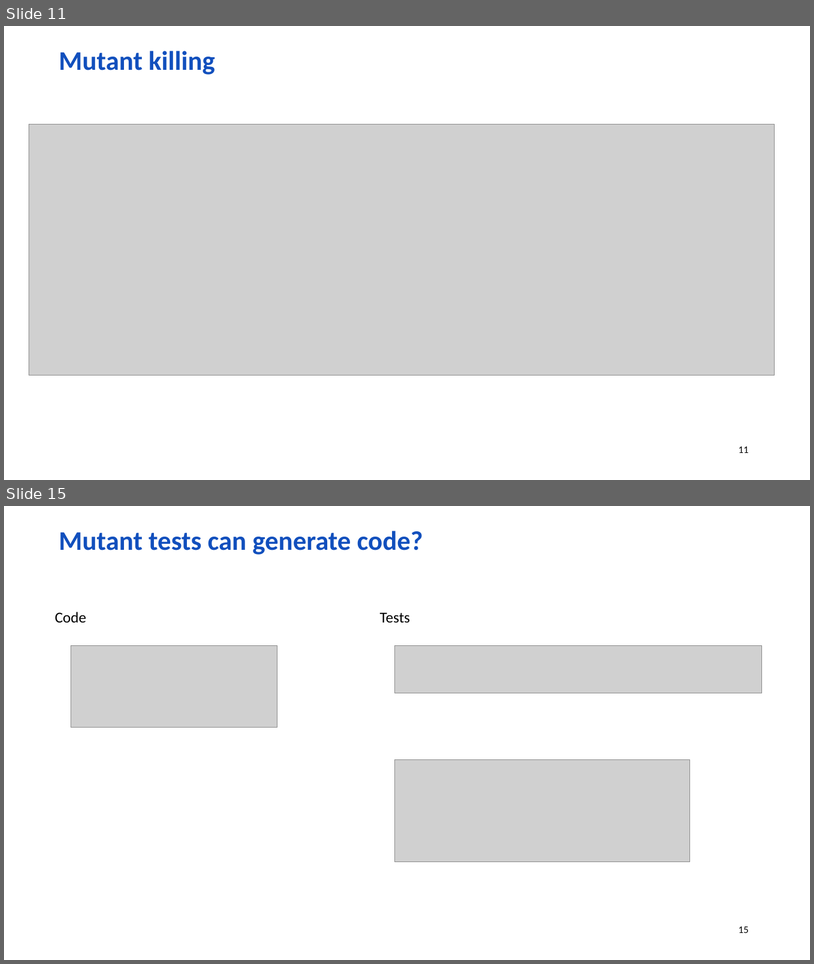
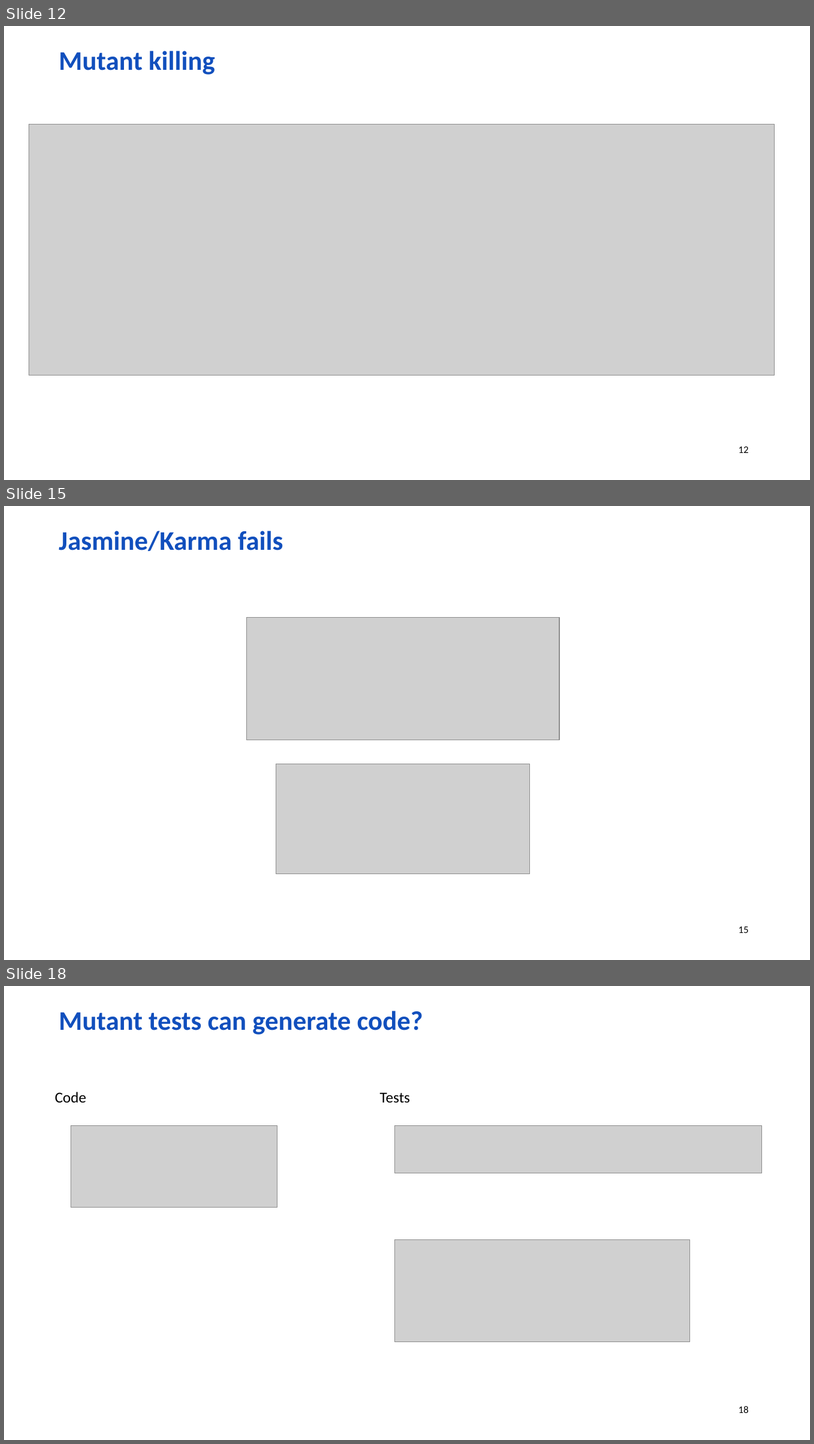
Before and after one commit to wolf-off/Stryker-demo, a slide deck: Mutation [Autosaved].pptx. Shown one above the other, each under a label of ours: slides 11 and 15 before the commit, slides 12, 15 and 18 after it; the slides between them are not shown. The pictures are 814x964 and 814x1444 pixels, drawn with LibreOffice and Linux fonts; fonts in the diff are those of the drawing; grey boxes stand for pictures; background and template pictures are left out. Boxes give left, top, right and bottom in pixels: in the first picture for what was removed or moved away, otherwise in the second. Text is boxed around its words. In the diff, an @@ line names an element or a change of style, - is before the commit and + after.

```diff
--- a/Mutation [Autosaved].pptx
+++ b/Mutation [Autosaved].pptx
@@ slide 15 added at <box>4,506,810,960</box>, background picture (left out); not listed: 1 template element that a slide beside it also shows @@
@@ text added at <box>59,531,283,551</box>, 32 pt, text #114FBD, bold @@
+Jasmine/Karma fails
@@ picture added at <box>246,618,560,740</box> @@
@@ picture added at <box>276,764,530,873</box> @@
@@ what was slide 11 is now slide 12 @@
@@ page number at <box>739,446,749,453</box>: text changed @@
-11
+12
@@ what was slide 15 is now slide 18 @@
@@ page number at <box>739,1405,749,1413</box>: text changed @@
-15
+18
```
Also in this commit, not shown: 3 slides changed, 3 other slides added, 1 slide removed, 1 other file.
